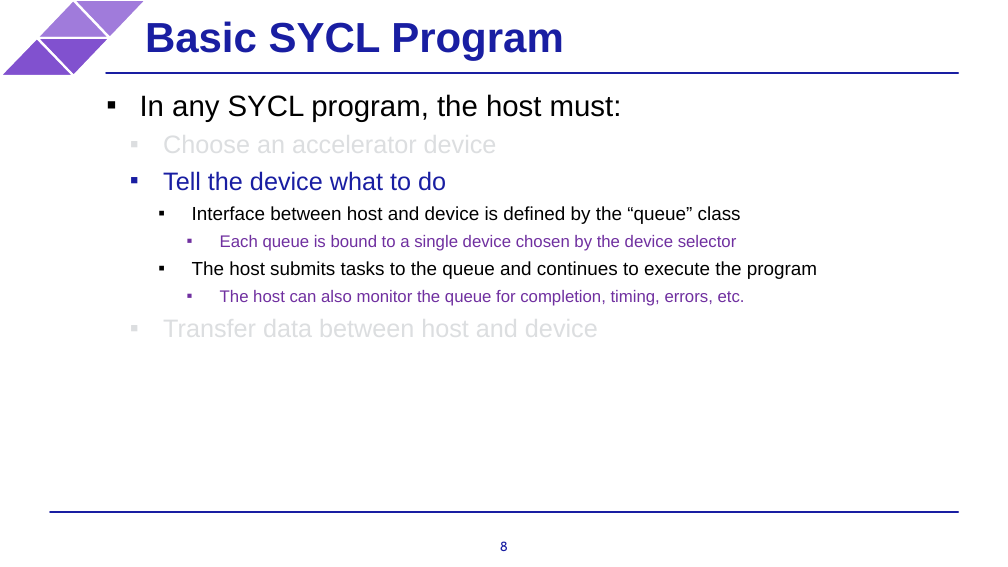
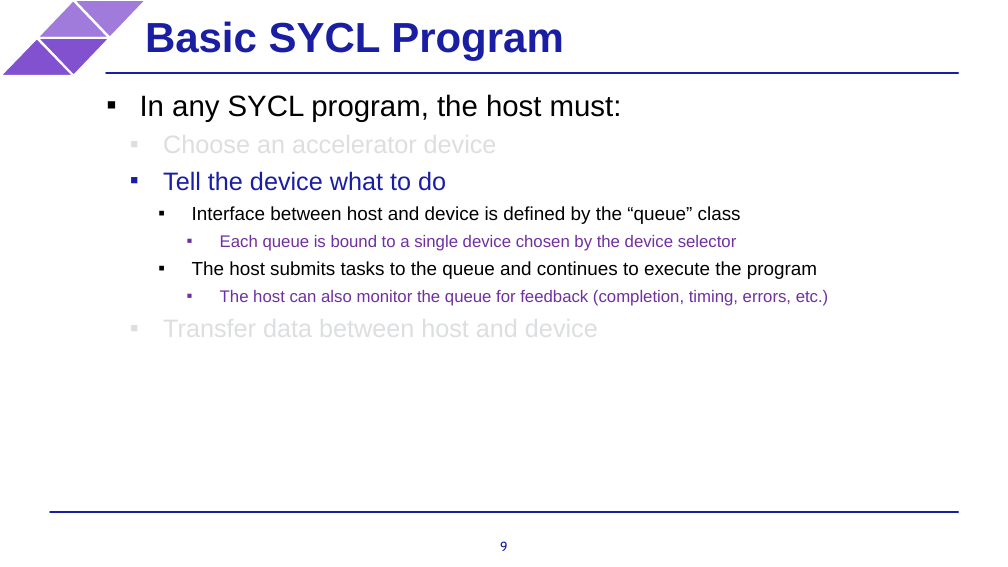
Before and after one commit to BenjaminMFindley/Reconfig-2-SYCL-DPCPP, a slide deck: slide 9 of Slides/SYCL intro.pptx (slide 8 before the commit). Drawn at 1008x567 pixels with LibreOffice and Linux fonts; fonts in the diff are those of the drawing; background and template pictures are left out. Boxes give left, top, right and bottom in pixels: in the first picture for what was removed or moved away, otherwise in the second. Text is boxed around its words. In the diff, an @@ line names an element or a change of style, - is before the commit and + after.

```diff
--- a/Slides/SYCL intro.pptx
+++ b/Slides/SYCL intro.pptx
@@ text at (220, 290, 829, 306): text changed @@
-      ▪ The host can also monitor the queue for completion, timing, errors, etc.
+      ▪ The host can also monitor the queue for feedback (completion, timing, errors, etc.)
@@ page number at (500, 541, 508, 551): text changed @@
-8
+9
```
Also in this commit, not shown: 4 other slides changed, 1 slide added, 1 slide removed.
